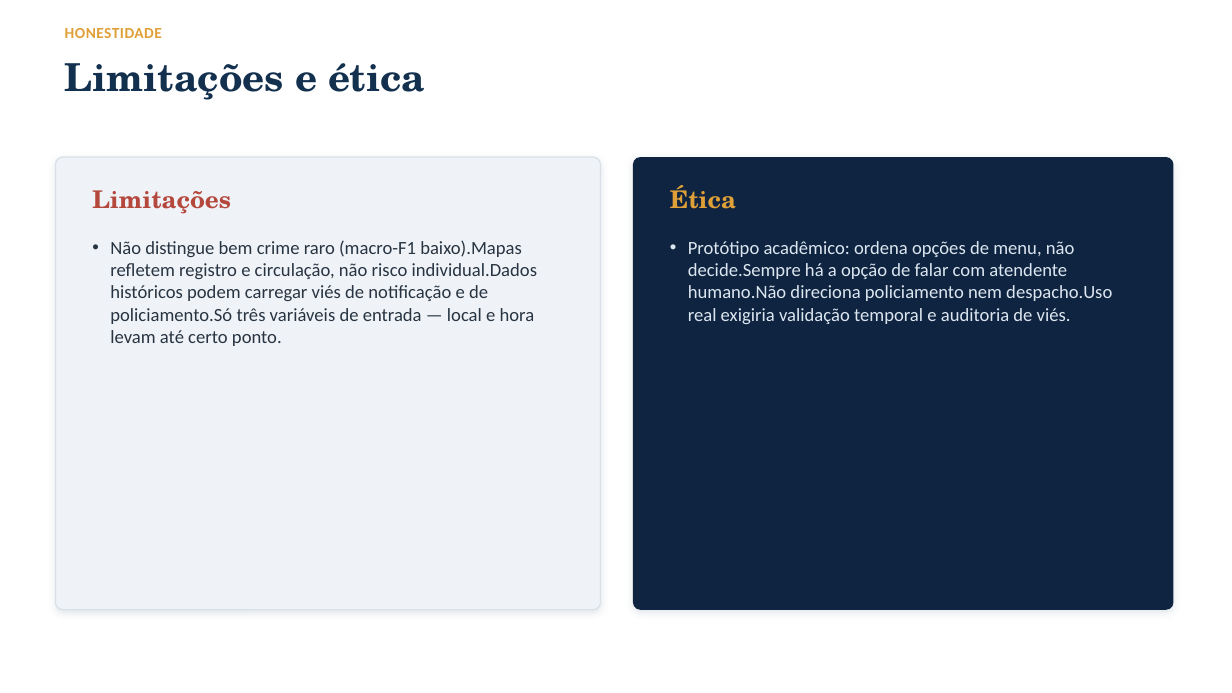
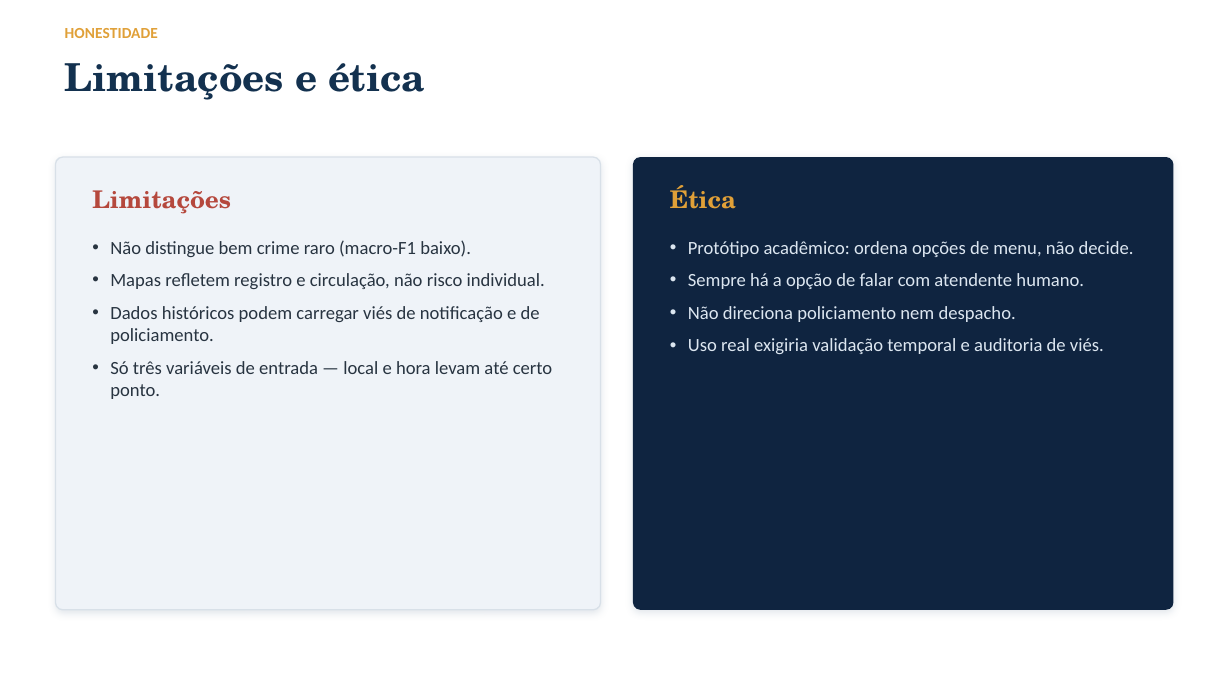
Before and after one commit to especializacao-ia-pucsp/crime-sp-ml, a slide deck: slide 13 of docs/apresentacao.pptx. Drawn at 1232x693 pixels with LibreOffice and Linux fonts; fonts in the diff are those of the drawing. Boxes give left, top, right and bottom in pixels: in the first picture for what was removed or moved away, otherwise in the second. Text is boxed around its words. In the diff, an @@ line names an element or a change of style, - is before the commit and + after.

```diff
--- a/docs/apresentacao.pptx
+++ b/docs/apresentacao.pptx
@@ text "HONESTIDADE" at box(65, 28, 158, 38): letter spacing 0.4 to 0.1 pt @@
@@ text at box(110, 240, 553, 399): text changed @@
-• Não distingue bem crime raro (macro-F1 baixo).Mapas refletem registro e circulação, não risco individual.Dados históricos podem carregar viés de notificação e de policiamento.Só três variáveis de entrada — local e hora levam até certo ponto.
+• Não distingue bem crime raro (macro-F1 baixo).
+• Mapas refletem registro e circulação, não risco individual.
+• Dados históricos podem carregar viés de notificação e de policiamento.
+• Só três variáveis de entrada — local e hora levam até certo ponto.
@@ text at box(688, 241, 1134, 354): text changed @@
-• Protótipo acadêmico: ordena opções de menu, não decide.Sempre há a opção de falar com atendente humano.Não direciona policiamento nem despacho.Uso real exigiria validação temporal e auditoria de viés.
+• Protótipo acadêmico: ordena opções de menu, não decide.
+• Sempre há a opção de falar com atendente humano.
+• Não direciona policiamento nem despacho.
+• Uso real exigiria validação temporal e auditoria de viés.
```
Also in this commit, not shown: 13 other slides changed, 1 other file.
